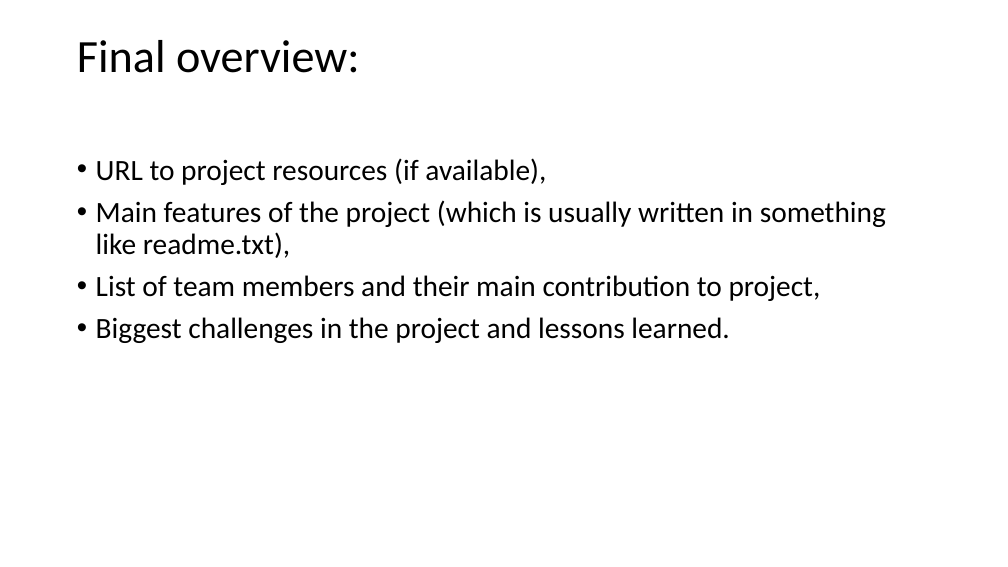
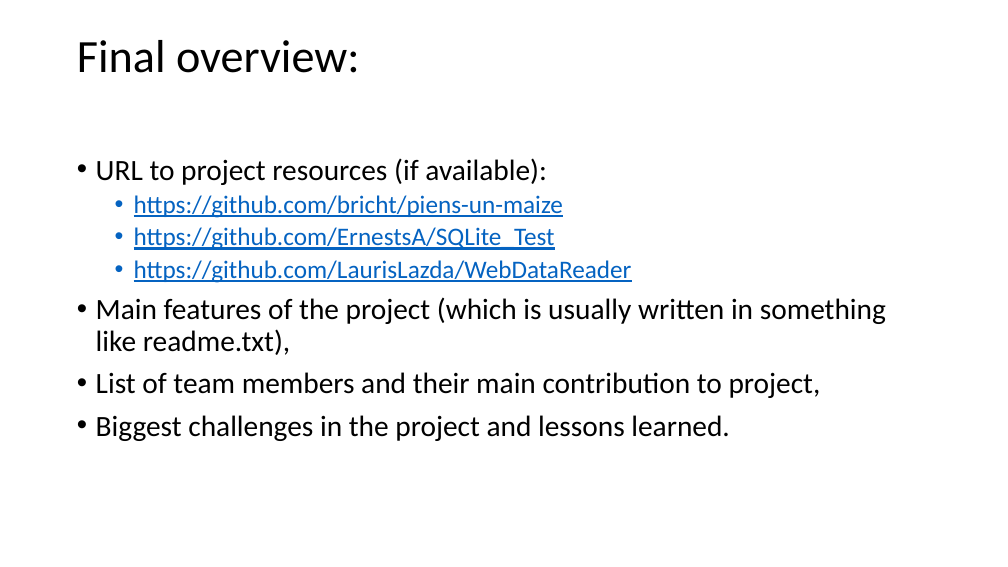
Before and after one commit to bricht/piens-un-maize, a slide deck: slide 10 of presentation/MilknBread.pptx. Drawn at 1008x567 pixels with LibreOffice and Linux fonts; fonts in the diff are those of the drawing. Boxes give left, top, right and bottom in pixels: in the first picture for what was removed or moved away, otherwise in the second. Text is boxed around its words. In the diff, an @@ line names an element or a change of style, - is before the commit and + after.

```diff
--- a/presentation/MilknBread.pptx
+++ b/presentation/MilknBread.pptx
@@ text at (96, 158, 632, 283): text changed; size 28 to 24 pt; text colour #000000 to #0563C1 @@
-• URL to project resources (if available),
+• URL to project resources (if available):
+  • https://github.com/bricht/piens-un-maize
+  • https://github.com/ErnestsA/SQLite_Test
+  • https://github.com/LaurisLazda/WebDataReader
```
Also in this commit, not shown: 5 other slides changed, 1 other file.
